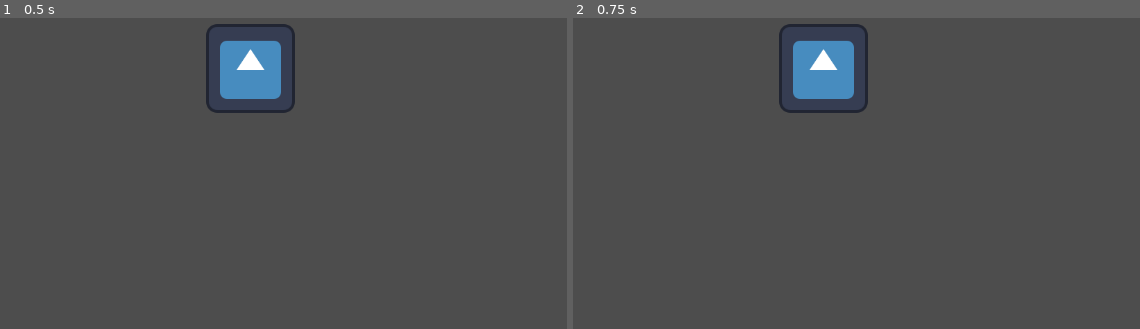
Above: before the commit, frames 1-2 (left to right).
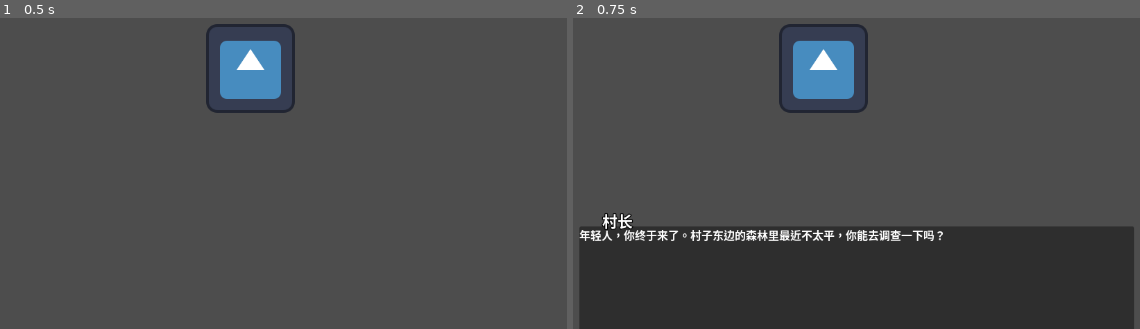
Above: after the commit, the same moments.

Repository: LiGameAcademy/laoli_dialogue_system
Game: Godot game, scene res://main.tscn
Two runs of this game, one before a commit and one after it. Both use one fixed random seed, a clock stepped at 60 frames per second and the inputs below. The engine's default icon, where the game draws it, is replaced by a stand-in: a white triangle on a blue panel in a dark square.
Inputs:
- Up to frame 1 (0.5 s): no input
- Up to frame 2 (0.75 s): tap Enter (ui_accept) at 0.5 s; hold Enter (ui_accept) from 0.53 s (still down)

Frame 1 is identical in both runs. In frame 2, 32% of the frame differs, in the area x 1-99%, y 62-100%.

Commit message:
4-DialogueUI对话系统

Diff:
--- a/dialogue_manager.gd
+++ b/dialogue_manager.gd
@@ -1,14 +1,19 @@
 # dialogue_manager.gd
 extends Node
 
-# 用一个变量来存储解析后的对话数据
+## 用一个变量来存储解析后的对话数据
 var dialogue_data: Dictionary = {}
 
-# 游戏启动时，自动加载并解析JSON文件
+## 当有新的对话内容需要显示时，发出此信号
+signal text_updated(character_name, text)
+## 当对话流程结束时，发出此信号
+signal dialogue_finished
+
+## 游戏启动时，自动加载并解析JSON文件
 func _ready():
 	load_dialogue_file("res://dialogue.json")
 
-# 加载并解析指定的JSON文件
+## 加载并解析指定的JSON文件
 func load_dialogue_file(path: String):
 	# 使用FileAccess安全地打开文件
 	var file = FileAccess.open(path, FileAccess.READ)
@@ -30,16 +35,37 @@
 	else:
 		print("Error: Failed to parse JSON file. Check for syntax errors in: ", path)
 
-# 对外提供一个开始对话的接口
+## 对外提供一个开始对话的接口
 func start_dialogue(node_id: String):
-	# 检查请求的对话ID是否存在于我们的数据中
 	if dialogue_data.has(node_id):
-		print("Starting dialogue from node: ", node_id)
-		var node_data = dialogue_data[node_id]
-		var character = node_data.get("character", "旁白") # 使用.get()可以提供一个默认值，更安全
-		var text = node_data.get("text", "...")
-
-		# 现在，我们只是打印出来，下一课将把它显示在UI上
-		print(character, ": ", text)
+		# 为了后续扩展，我们用一个变量来追踪当前节点
+		_process_node(node_id)
 	else:
 		print("Error: Dialogue node not found: ", node_id)
+		_end_dialogue() # 如果ID无效，也应该结束对话流程
+
+## 处理单个对话节点
+func _process_node(node_id: String):
+	if node_id == "END":
+		_end_dialogue()
+		return
+
+	var node_data = dialogue_data[node_id]
+	var character = node_data.get("character", "旁白")
+	var text = node_data.get("text", "...")
+
+	# 这就是关键！不再是print，而是发出信号！
+	emit_signal("text_updated", character, text)
+
+	# 暂时先处理单线对话的情况
+	if node_data.has("next_node"):
+		# 这里我们先不处理，下一课会让它变得更完善
+		pass
+	# else:
+		# 如果没有choices也没有next_node，对话就卡在这里了，等待UI的下一步指令
+		# pass
+
+## 处理对话结束
+func _end_dialogue():
+	print("Dialogue Ended.")
+	emit_signal("dialogue_finished")
--- /dev/null
+++ b/dialogue_ui.gd
@@ -0,0 +1,25 @@
+extends CanvasLayer
+
+# 使用@onready，确保在访问时节点已经准备就绪
+@onready var name_label: Label = $Panel/NameLabel
+@onready var text_label: RichTextLabel = $Panel/TextLabel
+@onready var dialogue_panel: Panel = $Panel
+
+func _ready():
+	# 游戏开始时，订阅DialogueManager的信号
+	# 这是全局的，所以可以直接用名字访问
+	DialogueManager.text_updated.connect(on_text_updated)
+	DialogueManager.dialogue_finished.connect(on_dialogue_finished)
+
+	# 默认隐藏自己
+	dialogue_panel.hide()
+
+# 当收到"text_updated"信号时，这个函数会被自动调用
+func on_text_updated(character_name, text):
+	dialogue_panel.show()
+	name_label.text = character_name
+	text_label.text = text
+
+# 当收到"dialogue_finished"信号时，这个函数会被自动调用
+func on_dialogue_finished():
+	dialogue_panel.hide()
--- /dev/null
+++ b/dialogue_ui.tscn
@@ -0,0 +1,34 @@
+[gd_scene load_steps=2 format=3 uid="uid://bvdcsylpd845v"]
+
+[ext_resource type="Script" uid="uid://bxu70q5yqc70" path="res://dialogue_ui.gd" id="1_njptv"]
+
+[node name="DialogueUI" type="CanvasLayer"]
+script = ExtResource("1_njptv")
+
+[node name="Panel" type="Panel" parent="."]
+offset_left = 100.0
+offset_top = 500.0
+offset_right = 900.0
+offset_bottom = 700.0
+
+[node name="NameLabel" type="Label" parent="Panel"]
+layout_mode = 1
+offset_left = -9.0
+offset_top = -27.0
+offset_right = 119.0
+offset_bottom = 10.0
+theme_override_colors/font_outline_color = Color(0, 0, 0, 1)
+theme_override_constants/outline_size = 5
+theme_override_font_sizes/font_size = 22
+text = "角色名"
+horizontal_alignment = 1
+vertical_alignment = 1
+
+[node name="TextLabel" type="RichTextLabel" parent="Panel"]
+layout_mode = 1
+anchors_preset = 15
+anchor_right = 1.0
+anchor_bottom = 1.0
+grow_horizontal = 2
+grow_vertical = 2
+bbcode_enabled = true
--- a/main.tscn
+++ b/main.tscn
@@ -1,7 +1,8 @@
-[gd_scene load_steps=3 format=3 uid="uid://v57ficdmfy2o"]
+[gd_scene load_steps=4 format=3 uid="uid://v57ficdmfy2o"]
 
 [ext_resource type="Texture2D" uid="uid://xlv25d8qgw83" path="res://icon.svg" id="1_0xm2m"]
 [ext_resource type="Script" uid="uid://w570xbe14q1" path="res://player.gd" id="2_h2yge"]
+[ext_resource type="PackedScene" uid="uid://bvdcsylpd845v" path="res://dialogue_ui.tscn" id="3_h2yge"]
 
 [node name="Main" type="Node2D"]
 
@@ -17,3 +18,5 @@
 theme_override_constants/outline_size = 5
 theme_override_font_sizes/font_size = 30
 text = "对话用标签"
+
+[node name="DialogueUI" parent="." instance=ExtResource("3_h2yge")]
Not shown, added: dialogue_ui.gd.uid
